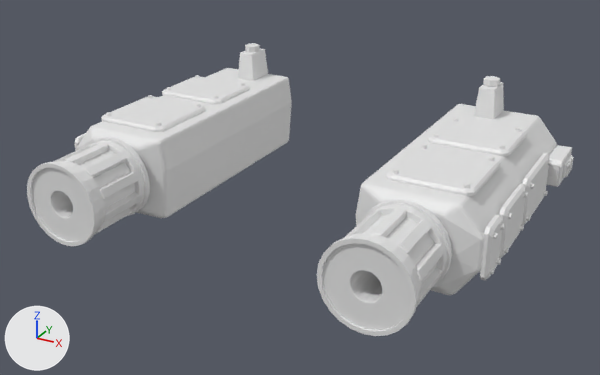
An edit to the OBJ model Assets/Resources/Models/Twins_M2/barrel.obj, drawn before and after from the same camera.
One viewpoint serves both versions: a 50 mm lens placed at (0.847, -1.969, 0.73), pointed at (0.022, -0.469, -0.021). The lights are fixed; the arrows at lower left show +X, +Y and +Z. The picture after the commit comes second. Where no turn or scale is listed for an object, it has been applied to the vertices. Vertices at exactly the same position are counted once.

Objects in the first picture: 'barrel'.
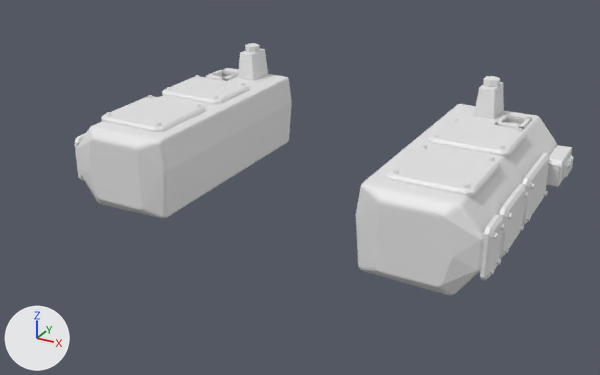
Boxes [x1, y1, x2, y2] around the edits, measured in the pictures (600 x 375 px; the box of a moved part takes in the faces that stretch with it):
'barrel', reshaped (9% narrower, 14% shorter)
    before: [27, 43, 574, 336]
    after: [74, 43, 574, 295]
part 1 of me_barrel, added
    after: [207, 75, 223, 80]
part 2 of me_barrel, added
    after: [498, 122, 519, 128]
part 3 of me_barrel, added
    after: [206, 69, 238, 81]
part 4 of me_barrel, added
    after: [495, 113, 532, 130]
part 5 of me_barrel, deleted
    before: [27, 137, 452, 336]
part 6 of me_barrel, moved or reshaped
    before: [93, 68, 285, 140]
    after: [94, 68, 285, 140]
part 7 of me_barrel, moved or reshaped
    before: [364, 104, 536, 203]
    after: [364, 104, 536, 202]

What the commit changed:
me_barrel is used by ob_barrel; location (0.0, 0.0, 0.0).
me_barrel had 4988 vertices, 9720 faces and spanned x -0.508..0.535, y -0.832..-0.053, z -0.1..0.181.
me_barrel now has 2644 vertices, 5028 faces and spans x -0.508..0.535, y -0.645..-0.053, z -0.1..0.181.
me_barrel part 1: a new loose piece, an 8-sided cylinder along x spanning x -0.422..-0.378, y -0.183..-0.172, z 0.096..0.107.
me_barrel part 2: a new loose piece, an 8-sided cylinder along x spanning x 0.378..0.422, y -0.183..-0.172, z 0.096..0.107.
me_barrel part 3: a new loose piece of 24 vertices spanning x -0.433..-0.368, y -0.174..-0.097, z 0.093..0.101.
me_barrel part 4: a new loose piece of 24 vertices spanning x 0.368..0.433, y -0.174..-0.097, z 0.093..0.101.
me_barrel part 5: 32 loose pieces with 2352 vertices, spanning x -0.441..0.441, y -0.832..-0.64, z -0.093..0.093, are deleted.
me_barrel part 6: 12 vertices moved from x -0.422..-0.258, y -0.584..-0.094, z 0.095 to x -0.431..-0.262, y -0.563..-0.114, z 0.095; 98 vertices removed from x -0.434..-0.258, y -0.584..-0.059, z 0.095; 62 vertices added at x -0.433..-0.246, y -0.563..-0.08, z 0.077..0.095.
me_barrel part 7: 11 vertices moved from x 0.258..0.422, y -0.584..-0.094, z 0.095 to x 0.278..0.431, y -0.563..-0.087, z 0.095; 99 vertices removed from x 0.258..0.434, y -0.584..-0.059, z 0.095; 63 vertices added at x 0.246..0.433, y -0.563..-0.08, z 0.077..0.095.
